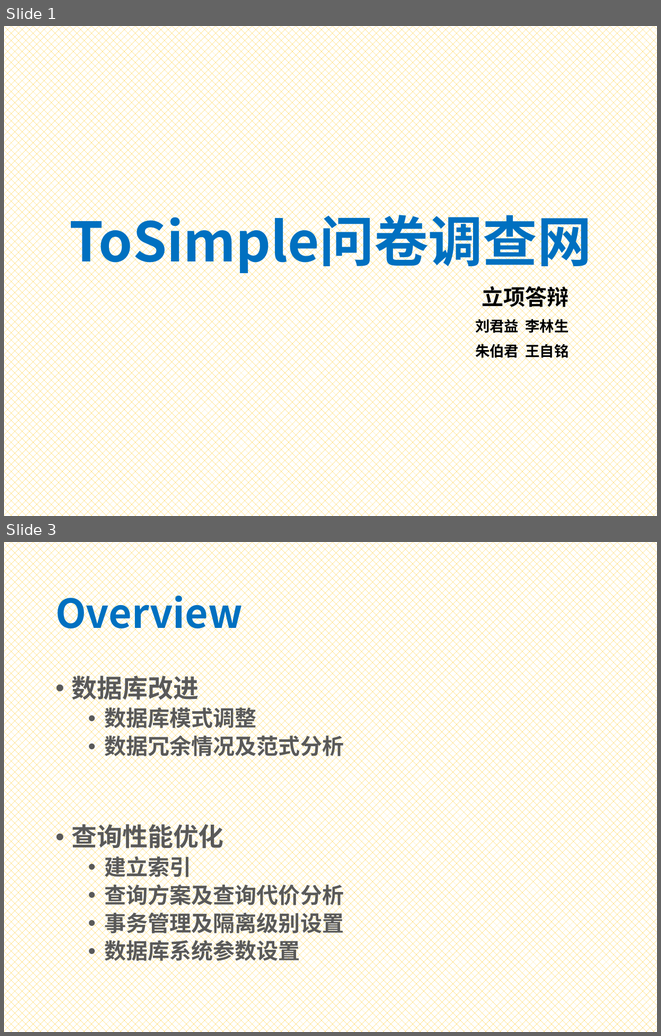
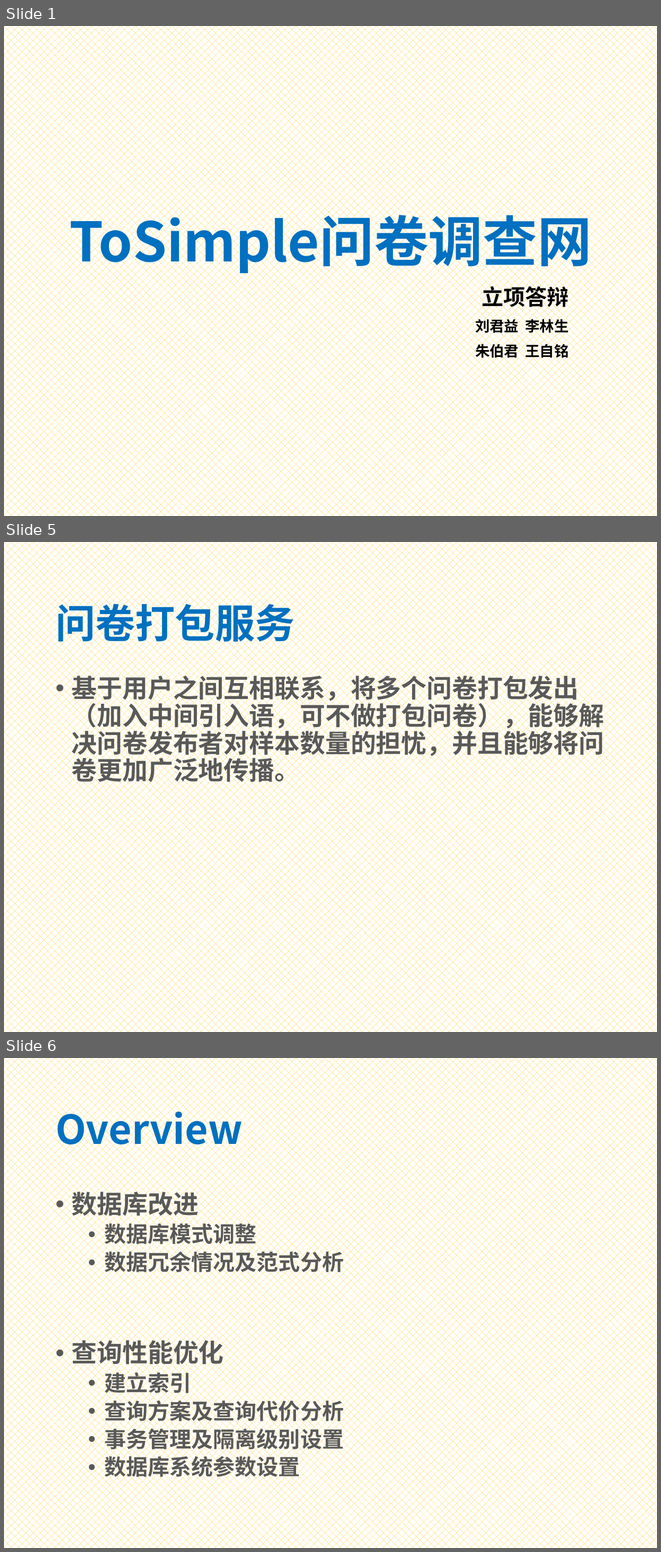
Before and after one commit to Bonjourz/to-simple, a slide deck: Presentation2 Template.pptx. Shown one above the other, each under a label of ours: slides 1 and 3 before the commit, slides 1, 5 and 6 after it; the slides between them are not shown. The pictures are 661x1036 and 661x1552 pixels, drawn with LibreOffice and Linux fonts; fonts in the diff are those of the drawing. Boxes give left, top, right and bottom in pixels: in the first picture for what was removed or moved away, otherwise in the second. Text is boxed around its words. In the diff, an @@ line names an element or a change of style, - is before the commit and + after.

```diff
--- a/Presentation2 Template.pptx
+++ b/Presentation2 Template.pptx
@@ slide 5 added at (x1=4, y1=542, x2=657, y2=1032), background pattern #FFC000 on #FFFFFF @@
@@ title added at (x1=55, y1=597, x2=295, y2=648), 44 pt, text #0070C0, bold @@
+问卷打包服务
@@ text added at (x1=72, y1=671, x2=604, y2=786), 28 pt, text #595959, bold @@
+• 基于用户之间互相联系，将多个问卷打包发出（加入中间引入语，可不做打包问卷），能够解决问卷发布者对样本数量的担忧，并且能够将问卷更加广泛地传播。
@@ what was slide 3 is now slide 6 @@
```
Also in this commit, not shown: 1 slide changed, 2 other slides added.
